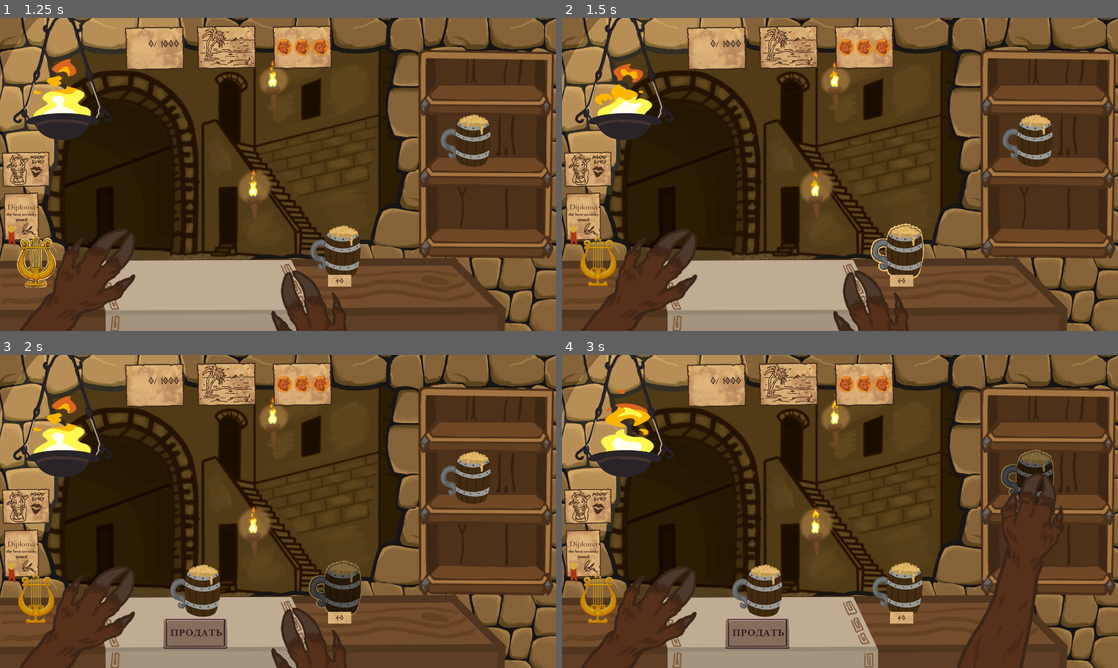
Above: before the commit, frames 1-4 (two rows, left to right).
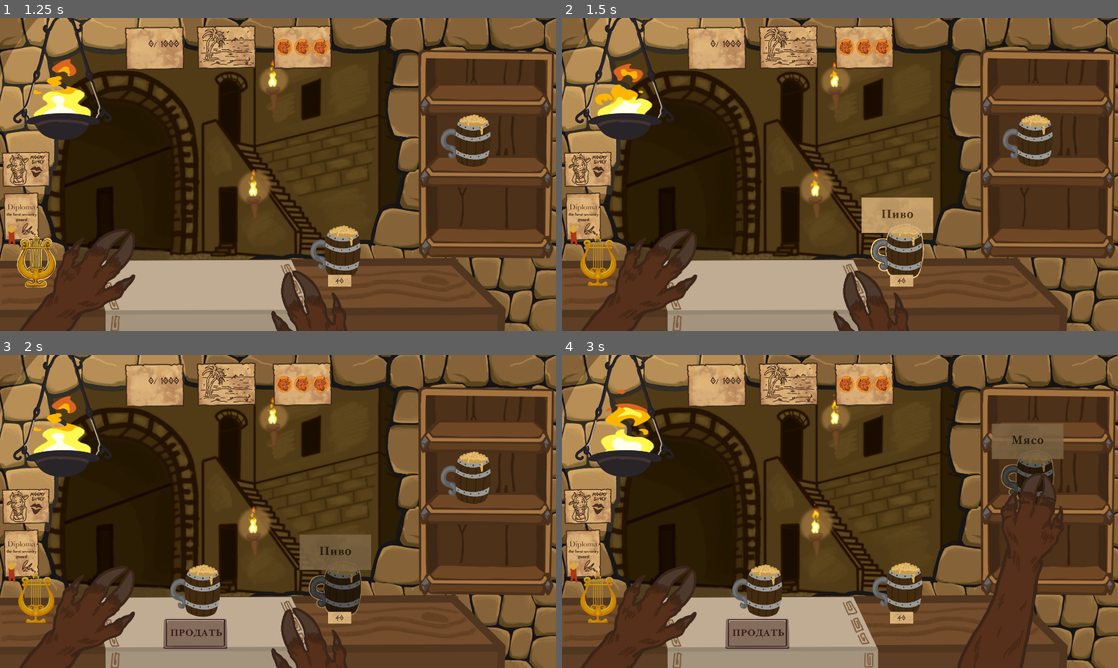
Above: after the commit, the same moments.

Repository: Velasiraptor/minti
Game: Godot game, scene res://Scenes/levels/1_level/1_level.tscn
Two runs of this game, one before a commit and one after it. Both use one fixed random seed, a clock stepped at 60 frames per second and the inputs below. This scene is started directly instead of the project's main scene. The engine's default icon, where the game draws it, is replaced by a stand-in: a white triangle on a blue panel in a dark square.
Inputs (mouse positions are in pixels of both pictures, inside the frame that each line leads up to):
- Up to frame 1 (1.25 s): tap Enter (ui_accept) at 0.5, 0.77 s; move the mouse to (38, 262) at 0.52 s; press the mouse at (38, 262) at 0.53 s; right-click (38, 262) at 0.8 s
- Up to frame 2 (1.5 s): move the mouse to (895, 252) at 1.27 s; release the mouse at (895, 252) at 1.28 s; right-click (895, 252) at 1.35 s
- Up to frame 3 (2 s): tap Enter (ui_accept) at 1.52 s; click (333, 589) at 1.55 s
- Up to frame 4 (3 s): click "ПРОДАТЬ" at 2 s; move the mouse to (1029, 477) at 2.77 s; press the mouse at (1029, 477) at 2.78 s

Frame 1 is identical in both runs. In frame 2, 1.3% of the frame differs, in the area x 53-67%, y 57-69%; in frame 3, 1.3%; in frame 4, 1.1%.

Commit message:
update_items
Get resource "DataItem" (Id, name, description)

Get new Config "Config_setting"

Diff:
--- /dev/null
+++ b/Scenes/Items/DataItems.gd
@@ -0,0 +1,8 @@
+class_name ItemData
+extends Resource
+
+@export var id: String
+@export var name_ru: String
+@export var description_ru: String
+@export var name_en: String
+@export var description_en: String
--- a/Scenes/Items/item.gd
+++ b/Scenes/Items/item.gd
@@ -1,17 +1,22 @@
 extends Sprite2D
 
-@export var name_item := "item" ## название итема (тэг)
+@export var item_data: ItemData  ## тэг итема
 @export var texture_normal: Texture ## спрайт с обводкой
 @export var texture_hover: Texture ## спрайт с обводкой
 @export var audio_click: AudioStream
 @export var short_arm := true ## активная если предмет для короткой руки
 
 @onready var audio_item = %Audio_item
+@onready var description_window: Sprite2D = %Description_window
+@onready var decr_label: Label = %decr_Label
+
 
 var item_active := false
 var mouse_in_item := false
 var item_scale: Vector2
 var item_rotation: float
+var item_name: String
+var item_description: String
 
 
 func _ready():
@@ -21,26 +26,42 @@
 	item_rotation = rotation
 	item_active = false
 	mouse_in_item = false
+	description_window.visible = false
+	if item_data:
+		if ConfigSettings.language == "RU":
+			item_name = item_data.name_ru
+			item_description = item_data.description_ru
+		if ConfigSettings.language == "EN":
+			item_name = item_data.name_en
+			item_description = item_data.description_en
+	decr_label.text = item_name
 
 
 func _input(event: InputEvent) -> void: # нажатие на предмет
-	if mouse_in_item and event.is_action_pressed("click") and not item_active and ActiveTable.active_table == false:
-		item_on()
-		arm_minti()
-	elif mouse_in_item and event.is_action_pressed("click") and item_active and ActiveTable.active_table == true:
-		item_off()
-	elif mouse_in_item and event.is_action_pressed("click"):
-		animation_item_off()
+	if event.is_action_pressed("click"):
+		if mouse_in_item:
+			if not item_active and ActiveTable.active_table == false:
+				item_on()
+				arm_minti()
+			elif item_active and ActiveTable.active_table == true:
+				item_off()
+			else:
+				animation_item_off()
+	elif event.is_action_pressed("PCM_click"):
+		if mouse_in_item:
+			open_bestiary()
 
 
 func _on_area_player_mouse_entered(): # Курсор на предмете
 	texture = texture_hover
 	mouse_in_item = true
+	description_window.visible = true
 
 
 func _on_area_player_mouse_exited(): # Курсор не на предмете
 	texture = texture_normal
 	mouse_in_item = false
+	description_window.visible = false
 
 
 func item_on(): #Использование итема на стол
@@ -48,7 +69,7 @@
 	modulate = "929292"
 	animation_item_on()
 	audio_item.play()
-	get_tree().call_group("Table", "get_item", texture_normal, name_item)
+	get_tree().call_group("Table", "get_item", texture_normal, item_name)
 
 
 func item_off(): #Возвращение итема обратно
@@ -72,9 +93,12 @@
 	tween.tween_property($".", "rotation", item_rotation, 0.1)
 
 
-
 func arm_minti(): # анимация короткой/длинной руки минти
 	if short_arm:
 		get_tree().call_group("Minotaur", "grab_short")
 	else:
 		get_tree().call_group("Minotaur", "grab_long")
+
+
+func open_bestiary(): # Открытие бестиария
+	print(item_data.id)
--- a/Scenes/Items/item.tscn
+++ b/Scenes/Items/item.tscn
@@ -4,6 +4,8 @@
 [ext_resource type="Script" uid="uid://cqlkl2p0q00y4" path="res://Scenes/Items/item.gd" id="1_o40x3"]
 [ext_resource type="Texture2D" uid="uid://b2eys33rttlco" path="res://Sprites/Items/Beer_outline.png" id="3_7tl4p"]
 [ext_resource type="AudioStream" uid="uid://cklitrlqdj2iu" path="res://Sounds/items/item_beer.mp3" id="4_7tl4p"]
+[ext_resource type="Texture2D" uid="uid://dw414iwajlqv7" path="res://Sprites/description.png" id="5_cahl0"]
+[ext_resource type="FontFile" uid="uid://082o24hwqm21" path="res://Fonts/baskervillebold.ttf" id="6_r0grq"]
 
 [sub_resource type="CircleShape2D" id="CircleShape2D_bddta"]
 radius = 124.052
@@ -12,7 +14,6 @@
 scale = Vector2(0.75, 0.75)
 texture = ExtResource("1_nnyoo")
 script = ExtResource("1_o40x3")
-name_item = "beer"
 texture_normal = ExtResource("1_nnyoo")
 texture_hover = ExtResource("3_7tl4p")
 audio_click = ExtResource("4_7tl4p")
@@ -26,5 +27,31 @@
 unique_name_in_owner = true
 max_distance = 1200.0
 
+[node name="Description_window" type="Sprite2D" parent="." unique_id=450460724]
+unique_name_in_owner = true
+visible = false
+z_index = 1
+position = Vector2(0, -166.667)
+texture = ExtResource("5_cahl0")
+
+[node name="decr_Label" type="Label" parent="Description_window" unique_id=1303651741]
+unique_name_in_owner = true
+custom_minimum_size = Vector2(337, 171)
+anchors_preset = 15
+anchor_right = 1.0
+anchor_bottom = 1.0
+offset_left = -168.5
+offset_top = -85.5
+offset_right = -168.5
+offset_bottom = -85.5
+grow_horizontal = 2
+grow_vertical = 2
+theme_override_colors/font_color = Color(0.278431, 0.203922, 0.101961, 1)
+theme_override_fonts/font = ExtResource("6_r0grq")
+theme_override_font_sizes/font_size = 64
+horizontal_alignment = 1
+vertical_alignment = 1
+autowrap_mode = 2
+
 [connection signal="mouse_entered" from="Area_player" to="." method="_on_area_player_mouse_entered"]
 [connection signal="mouse_exited" from="Area_player" to="." method="_on_area_player_mouse_exited"]
--- /dev/null
+++ b/Scenes/Settings/Config_settings.gd
@@ -0,0 +1,3 @@
+extends Node
+
+var language := "RU" # Язык
--- a/Scenes/levels/1_level/1_level.tscn
+++ b/Scenes/levels/1_level/1_level.tscn
@@ -19,6 +19,7 @@
 [ext_resource type="FontFile" uid="uid://2d7kvrvatcea" path="res://Fonts/DS_Greece.ttf" id="17_m3v25"]
 [ext_resource type="AudioStream" uid="uid://cmp6fwdjtvc6h" path="res://Sounds/coins.mp3" id="18_07prl"]
 [ext_resource type="PackedScene" uid="uid://b27w8h1c8lp6d" path="res://Scenes/Table/table.tscn" id="20_bfras"]
+[ext_resource type="Script" uid="uid://c8045pxp1qmxp" path="res://Scenes/Items/DataItems.gd" id="25_5m7u2"]
 [ext_resource type="Texture2D" uid="uid://dvj4dpidq7hlo" path="res://Sprites/Kiosk/price.png" id="25_s0w6d"]
 [ext_resource type="PackedScene" uid="uid://1eh5fp3vpcef" path="res://Scenes/Items/item.tscn" id="30_p8kc7"]
 [ext_resource type="PackedScene" uid="uid://cb1ibijfpvpq2" path="res://Scenes/Items/harp.tscn" id="46_bucqw"]
@@ -189,6 +190,24 @@
 [sub_resource type="Gradient" id="Gradient_j3sfj"]
 colors = PackedColorArray(1, 1, 1, 1, 1, 1, 1, 0)
 
+[sub_resource type="Resource" id="Resource_s0w6d"]
+script = ExtResource("25_5m7u2")
+id = "bear"
+name_ru = "Пиво"
+description_ru = "Напиток богов"
+name_en = "Bear"
+description_en = "DRINK DRINK"
+metadata/_custom_type_script = "uid://c8045pxp1qmxp"
+
+[sub_resource type="Resource" id="Resource_lekt2"]
+script = ExtResource("25_5m7u2")
+id = "meat"
+name_ru = "Мясо"
+description_ru = "Мяяяяясо"
+name_en = "Meat"
+description_en = "I am fat..."
+metadata/_custom_type_script = "uid://c8045pxp1qmxp"
+
 [node name="1_level" type="Node2D" unique_id=461230494]
 
 [node name="Background" type="Node2D" parent="." unique_id=221204001]
@@ -418,9 +437,11 @@
 
 [node name="item" parent="items" unique_id=173174793 instance=ExtResource("30_p8kc7")]
 position = Vector2(198, 266)
+item_data = SubResource("Resource_s0w6d")
 
 [node name="item2" parent="items" unique_id=828766006 instance=ExtResource("30_p8kc7")]
 position = Vector2(648, -117)
+item_data = SubResource("Resource_lekt2")
 short_arm = false
 
 [node name="Price" type="Node2D" parent="." unique_id=192632108]
--- a/project.godot
+++ b/project.godot
@@ -25,6 +25,7 @@
 [autoload]
 
 ActiveTable="*uid://cldehbxy1jeng"
+ConfigSettings="*uid://bs4p7kp0t4l7t"
 
 [display]
 
@@ -42,3 +43,8 @@
 "events": [Object(InputEventMouseButton,"resource_local_to_scene":false,"resource_name":"","device":-1,"window_id":0,"a …(253 unchanged characters)…
 ]
 }
+PCM_click={
+"deadzone": 0.5,
+"events": [Object(InputEventMouseButton,"resource_local_to_scene":false,"resource_name":"","device":-1,"window_id":0,"alt_pressed":false,"shift_pressed":false,"ctrl_pressed":false,"meta_pressed":false,"button_mask":0,"position":Vector2(0, 0),"global_position":Vector2(0, 0),"factor":1.0,"button_index":2,"canceled":false,"pressed":false,"double_click":false,"script":null)
+]
+}
Not shown, added: Scenes/Items/DataItems.gd.uid
Not shown, added: Scenes/Settings/Config_settings.gd.uid
